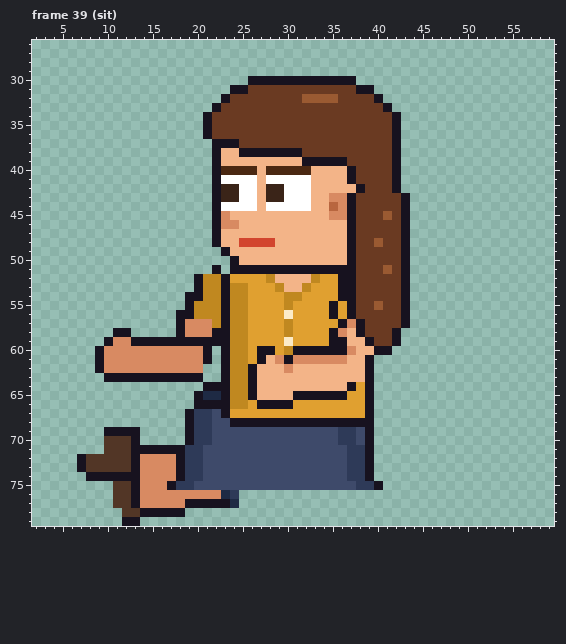
Edited in one commit: pixel-art file (sprites/clients/client_agent_a_left_anim.aseprite). That is the earlier state.
64x80 pixels, 85 frames. Colours within 5 levels of each other are drawn and written as one. Shown: frame 39 (sit): x 2..59, y 26..79. The commit also changed other frames, which this record leaves out.
Now the later version:
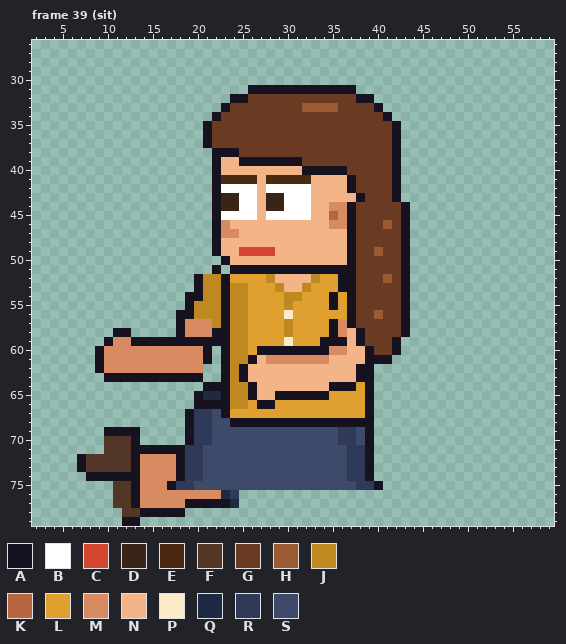
Palette (. is transparent): A #17121f  B #ffffff  C #d2452e  D #3a2418  E #4a2812  F #523626  G #6a3a22  H #9a5a32  J #c08820  K #b8663f  L #e0a030  M #d88a62  N #f3b488  P #fcebc8  Q #1e2a44  R #2e3a58  S #3e4a6a
From old to new:
Frame 39 (sit):
y 30: x 26..37 AAAAAAAAAAAA -> ............
y 31: x 24..39 AAGGGGGGGGGGGGAA -> ..AAAAAAAAAAAA..
y 32: x 23..25 AGG -> .AA; x 32..35 HHHH -> GGGG; x 38..40 GGA -> AA.
y 33: x 22..23 AG -> .A; x 32..35 GGGG -> HHHH; x 40..41 GA -> A.
y 34: x 21..22 AG -> .A; x 41..42 GA -> A.
y 37: x 21..24 .AAA -> AGGG
y 38: x 23..31 NNAAAAAAA -> AAGGGGGGG
y 39: x 25..36 NNNNNNNAAAAA -> AAAAAAAGGGGG
y 40: x 23..26 EEEE -> NNNN; x 28..37 EEEEENNNNA -> NNNNAAAAAG
y 41: x 23..26 BBBB -> EEEE; x 28..32 BBBBB -> EEEEE
y 42: x 23..24 DD -> BB; x 28..29 DD -> BB; x 37..38 NA -> AG
y 43: x 35..38 MMAG -> NNNA; x 42..43 GA -> A.
y 44: x 23..24 BB -> DD; x 28..29 BB -> DD; x 35 K -> M
y 45: x 23..26 MNNN -> BBBB; x 28..32 NNNNN -> BBBBB; x 35 M -> K; x 41 H -> G
y 46: x 24 M -> N; x 35..36 NN -> MM; x 41 G -> H
y 47: x 23..24 NN -> MM
y 48: x 25..28 CCCC -> NNNN; x 40 H -> G
y 49: x 22..23 .A -> AN; x 25..28 NNNN -> CCCC; x 40 G -> H
y 50: x 23..24 .A -> AN
y 51: x 41 H -> G
y 52: x 41 G -> H
y 54: x 35..36 LA -> AL
y 55: x 40 H -> G
y 56: x 35 A -> L; x 40 G -> H
y 57: x 35..38 LAMA -> AMAG
y 58: x 42..43 A. -> GA
y 59: x 34 L -> A; x 38..39 NA -> AG
y 60: x 29..30 LJ -> AA; x 35..37 AAM -> MMN; x 39..42 NAA. -> AGGA
y 61: x 26..28 LAN -> ANM; x 30 A -> M; x 35..36 MM -> NN; x 40..41 .. -> AA
y 62: x 25..26 JA -> AN; x 30 M -> N; x 38 N -> A
y 63: x 25..26 JA -> AN; x 38 N -> A
y 64: x 35..36 NN -> AA
y 65: x 29..30 NN -> AA; x 35..36 AA -> LL
y 66: x 29..30 AA -> LL
Pixel boxes of the changes (left, top, right, bottom) in both pictures:
changed: (203, 76, 410, 409)
